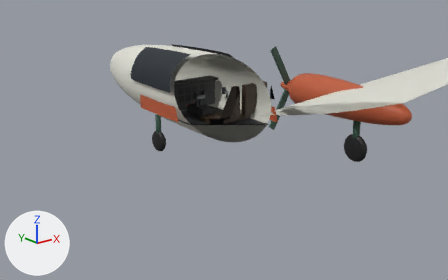
An edit to the glTF model public/assets/aeronaves/jaz-40.glb, drawn before and after from the same camera.
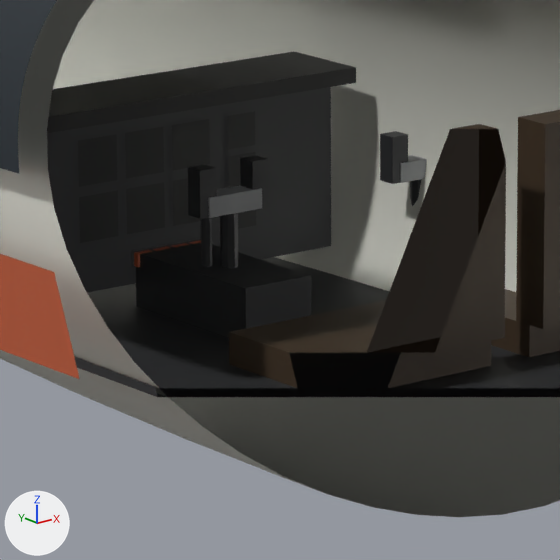
Each version appears first from a 50 mm camera at (-6.15, -6.72, 2.37) aimed at (0.27, 1.31, -0.84), and next in a close-up on the part from 37% to 55% of the width and 24% to 53% of the height. Every picture has the same lights, and +X, +Y and +Z are marked at lower left. The older version's two pictures come first. Everything nearer to the camera than a plane just in front of the edit is cut away. Where no turn or scale is listed for an object, it has been applied to the vertices. Vertices at exactly the same position are counted once.

In view in the first close-up: 'asiento', 'asiento-1', 'cintura', 'fuselaje', 'palanca-columna-0.00', 'palanca-de-gas-0', 'panel', 'parabrisas', 'pedestal', 'reloj-asi', 'reloj-tc', 'suelo-cabina', 'visera' and 16 more.
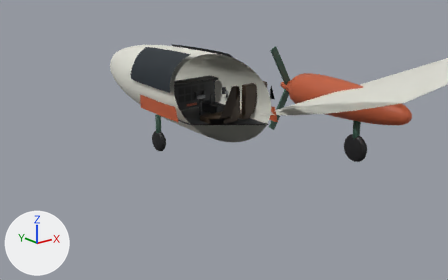
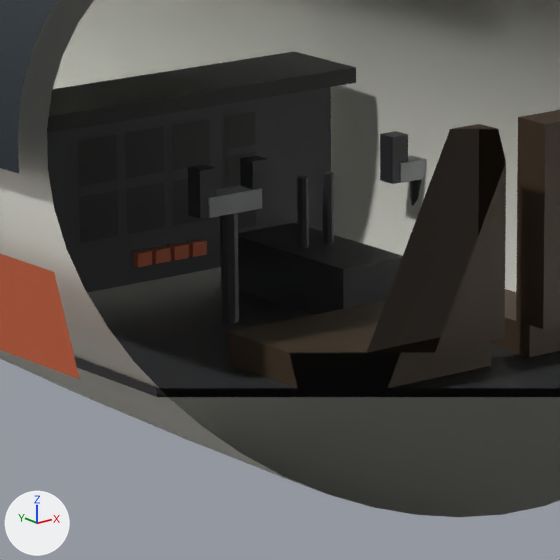
Diff of the bpy script that builds the scene:
```diff
--- a/public/assets/aeronaves/jaz-40.glb.py
+++ b/public/assets/aeronaves/jaz-40.glb.py
@@ me_cube_015 @@
 # used by ob_pedestal; location = (0.0, 0.0, 0.0)
-me_cube_015.from_pydata(...)  # 8 vertices, 12 faces; spans x -0.1..0.1, y 1.42..1.88, z -0.4..-0.26
+me_cube_015.from_pydata(...)  # 8 vertices, 12 faces; spans x 0.2..0.4, y 1.42..1.88, z -0.4..-0.26
+# me_cube_015 part 1: the whole mesh is moved by (0.3, 0.0, 0.0)
 me_cube_015.materials.append(mat_tablero)
@@ ob_palanca_de_gas_0 @@
 ob_palanca_de_gas_0 = bpy.data.objects.new('palanca-de-gas-0', me_cylinder_009)
-ob_palanca_de_gas_0.location = (-0.04, 1.66, -0.18)
+ob_palanca_de_gas_0.location = (0.26, 1.66, -0.18)
@@ ob_palanca_de_gas_1 @@
 ob_palanca_de_gas_1 = bpy.data.objects.new('palanca-de-gas-1', me_cylinder_010)
-ob_palanca_de_gas_1.location = (0.04, 1.66, -0.18)
+ob_palanca_de_gas_1.location = (0.34, 1.66, -0.18)
```

What differs and where, as boxes [x1, y1, x2, y2] in the close-ups (560 x 560 px):
'pedestal', moved
    before: [136, 243, 311, 338]
    after: [238, 223, 403, 315]
'palanca-de-gas-0', moved
    before: [201, 218, 212, 267]
    after: [297, 176, 309, 248]
'palanca-de-gas-1', moved (not visible before)
    after: [323, 171, 334, 244]
